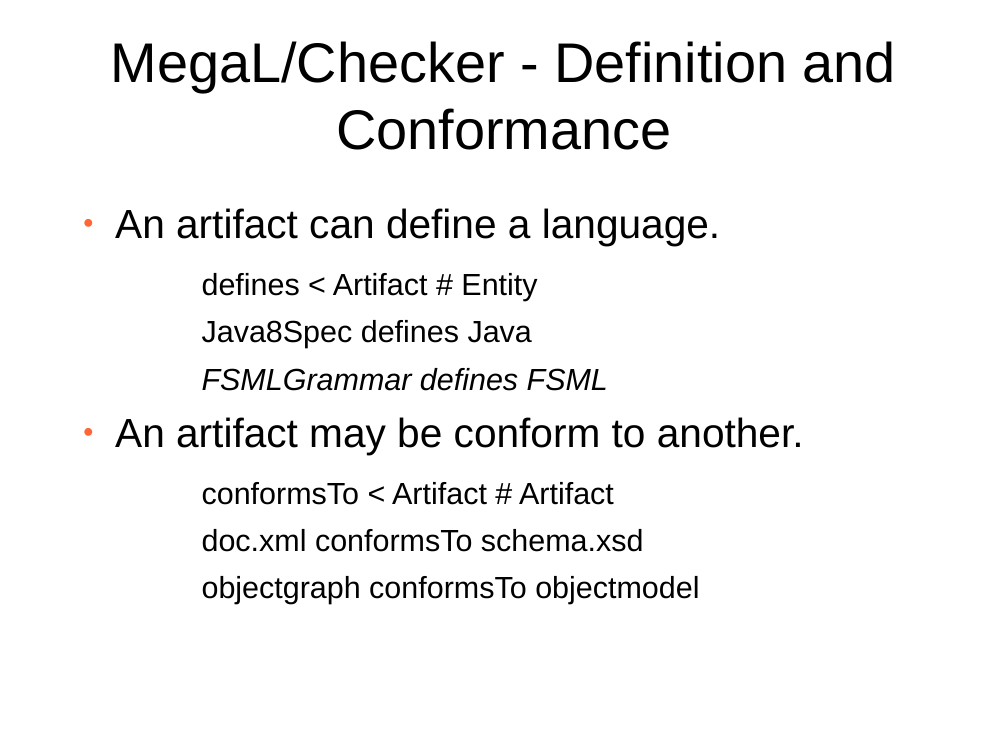
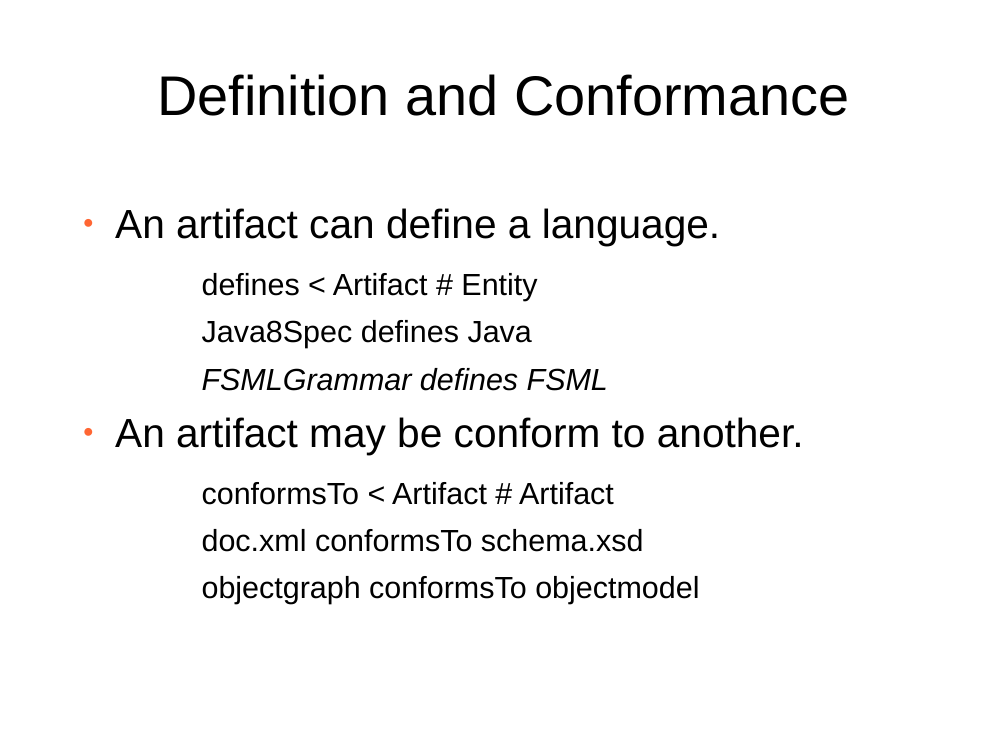
Before and after one commit to softlang/megalib, a slide deck: slide 16 of docs/LanguageDescription.odp (slide 13 before the commit). Drawn at 1008x756 pixels with LibreOffice and Linux fonts; fonts in the diff are those of the drawing; background and template pictures are left out. Boxes give left, top, right and bottom in pixels: in the first picture for what was removed or moved away, otherwise in the second. Text is boxed around its words. In the diff, an @@ line names an element or a change of style, - is before the commit and + after.

```diff
--- a/docs/LanguageDescription.odp
+++ b/docs/LanguageDescription.odp
@@ title at (157,74,849,116): text changed @@
-MegaL/Checker - Definition and Conformance
+Definition and Conformance
```
Also in this commit, not shown: 35 other slides changed, 14 slides added, 4 slides removed, 2 other files.
